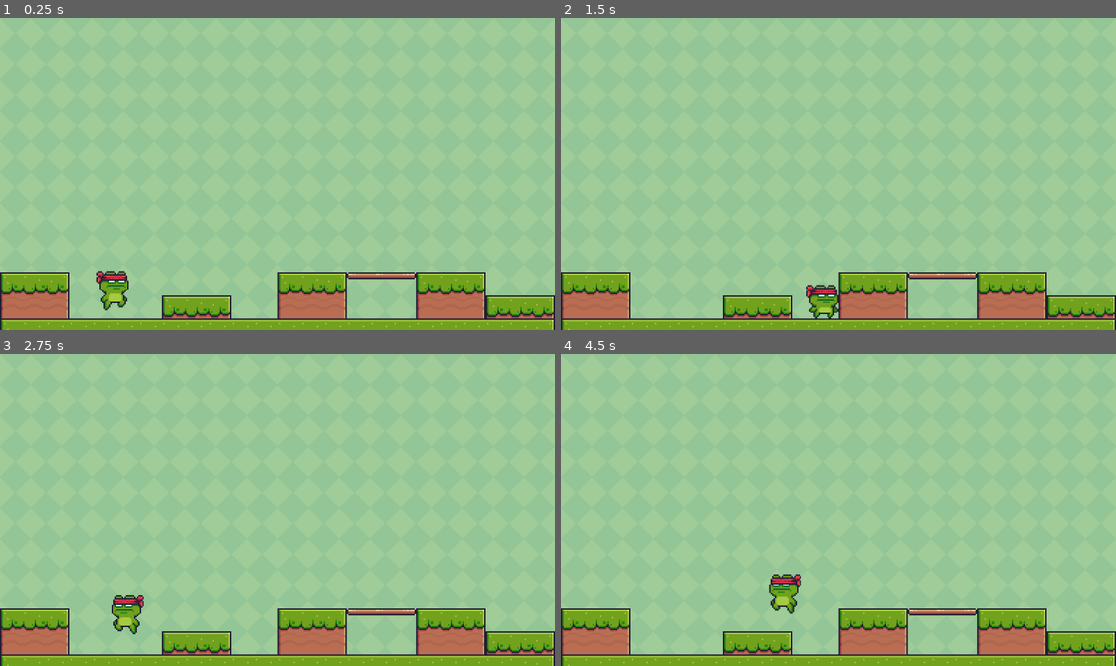
Above: before the commit, frames 1-4 (two rows, left to right).
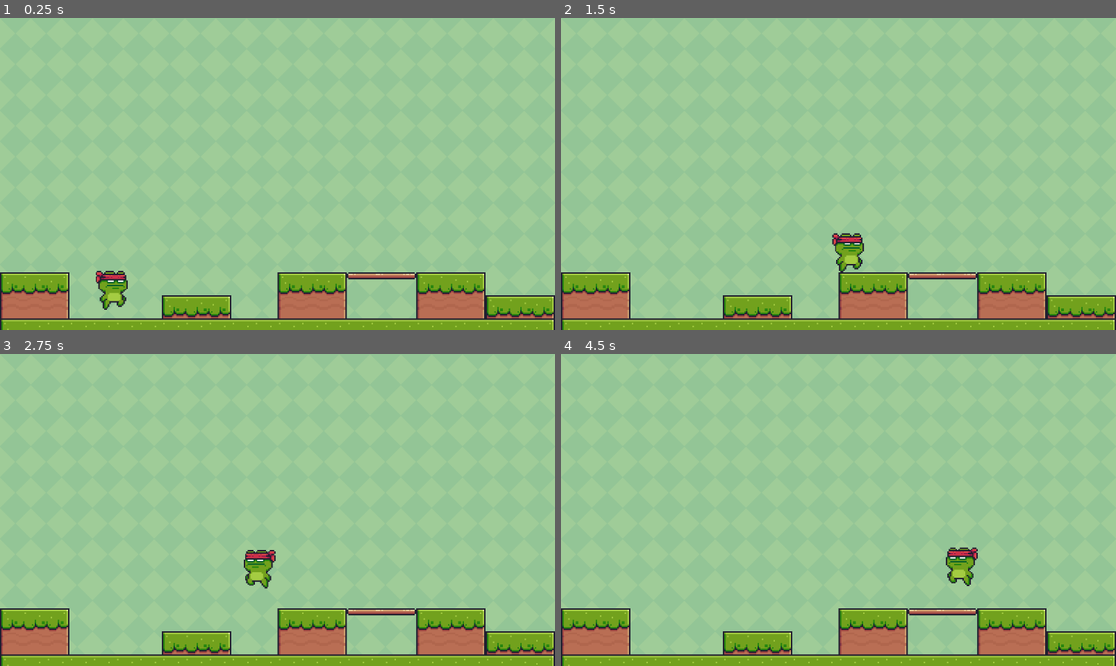
Above: after the commit, the same moments.

Repository: Furyforev3r/Godot-Platformer-Game-Demo
Game: Godot game, scene res://main.tscn
Two runs of this game, one before a commit and one after it. Both use one fixed random seed, a clock stepped at 60 frames per second and the inputs below.
Inputs:
- Up to frame 1 (0.25 s): no input
- Up to frame 2 (1.5 s): hold Right (right) from 0.53 s (still down); tap Up (jump) at 0.6, 0.77, 1.07, 1.35 s
- Up to frame 3 (2.75 s): tap Up (jump) at 1.52, 1.82, 2.1 s; release Right (right) at 2.03 s; hold Left (left) from 2.03 s (still down)
- Up to frame 4 (4.5 s): release Left (left) at 2.78 s; hold Right (right) 2.78-4.28 s; tap Up (jump) at 2.85, 3.02, 3.32, 3.6, 3.77, 4.07, 4.35 s; hold Left (left) from 4.28 s (still down)

The runs differ from the first frame. In frame 1, 0.3% of the frame differs, in the area x 17-24%, y 81-94%; in frame 2, 1.0%; in frame 3, 1.1%; in frame 4, 1.1%, in the area x 37-76%, y 61-84%.

Commit message:
Rotate fix

Diff:
--- a/main.tscn
+++ b/main.tscn
@@ -475,4 +475,4 @@
 layer_0/tile_data = PackedInt32Array(851968, 393216, 0, 851969, 458752, 0, 851970, 458752, 0, 851971, 458752, 0, 851972 …(1905 unchanged characters)…
 
 [node name="CharacterBody2D" parent="." instance=ExtResource("3_fppfj")]
-position = Vector2(205, 498)
+position = Vector2(203, 497)
--- a/prefabs/main_character.gd
+++ b/prefabs/main_character.gd
@@ -3,6 +3,10 @@
 
 const SPEED = 400.0
 const JUMP_VELOCITY = -400.0
+var double_jump = true
+
+var mirror = false
+
 @onready var sprite_2d = $Sprite2D
 
 var gravity = ProjectSettings.get_setting("physics/2d/default_gravity")
@@ -17,9 +21,13 @@
 		velocity.y += gravity * delta
 		sprite_2d.animation = "jumping"
 
-
 	if Input.is_action_just_pressed("jump") and is_on_floor():
 		velocity.y = JUMP_VELOCITY
+		double_jump = true
+
+	if Input.is_action_just_pressed("jump") and not is_on_floor() and double_jump:
+		velocity.y = JUMP_VELOCITY
+		double_jump = false
 
 	var direction = Input.get_axis("left", "right")
 	if direction:
@@ -27,7 +35,11 @@
 	else:
 		velocity.x = move_toward(velocity.x, 0, SPEED)
 
+	if Input.is_action_just_pressed("left"):
+		mirror = true
+	elif Input.is_action_just_pressed("right"):
+		mirror = false
+
 	move_and_slide()
 
-	var isLeft = velocity.x < 0
-	sprite_2d.flip_h= isLeft
+	sprite_2d.flip_h = mirror
--- a/prefabs/main_character.tscn
+++ b/prefabs/main_character.tscn
@@ -199,10 +199,11 @@
 
 [node name="Sprite2D" type="AnimatedSprite2D" parent="."]
 texture_filter = 1
-position = Vector2(30, 30)
+position = Vector2(32, 53)
 scale = Vector2(2.875, 2.875)
 sprite_frames = SubResource("SpriteFrames_hco3n")
 autoplay = "default"
+offset = Vector2(-0.695652, -8)
 
 [node name="CollisionShape2D" type="CollisionShape2D" parent="."]
 position = Vector2(28.5, 35.5)
--- a/project.godot
+++ b/project.godot
@@ -14,6 +14,11 @@
 run/main_scene="res://main.tscn"
 config/features=PackedStringArray("4.2", "Forward Plus")
 config/icon="res://resources/icon.svg"
+
+[editor]
+
+version_control/plugin_name="GitPlugin"
+version_control/autoload_on_startup=true
 
 [input]
 
Not shown, added: addons/godot-git-plugin/plugin.cfg
Not shown, added: addons/godot-git-plugin/LICENSE
Not shown, added: addons/godot-git-plugin/THIRDPARTY.md
Not shown, added: addons/godot-git-plugin/git_plugin.gdextension
Not shown, added: addons/godot-git-plugin/linux/libgit_plugin.linux.editor.x86_64.so
Not shown, added: addons/godot-git-plugin/macos/libgit_plugin.macos.editor.universal.dylib
Not shown, added: addons/godot-git-plugin/win64/libgit_plugin.windows.editor.x86_64.dll
Not shown, added: addons/godot-git-plugin/win64/libgit_plugin.windows.editor.x86_64.exp
Not shown, added: addons/godot-git-plugin/win64/libgit_plugin.windows.editor.x86_64.lib
